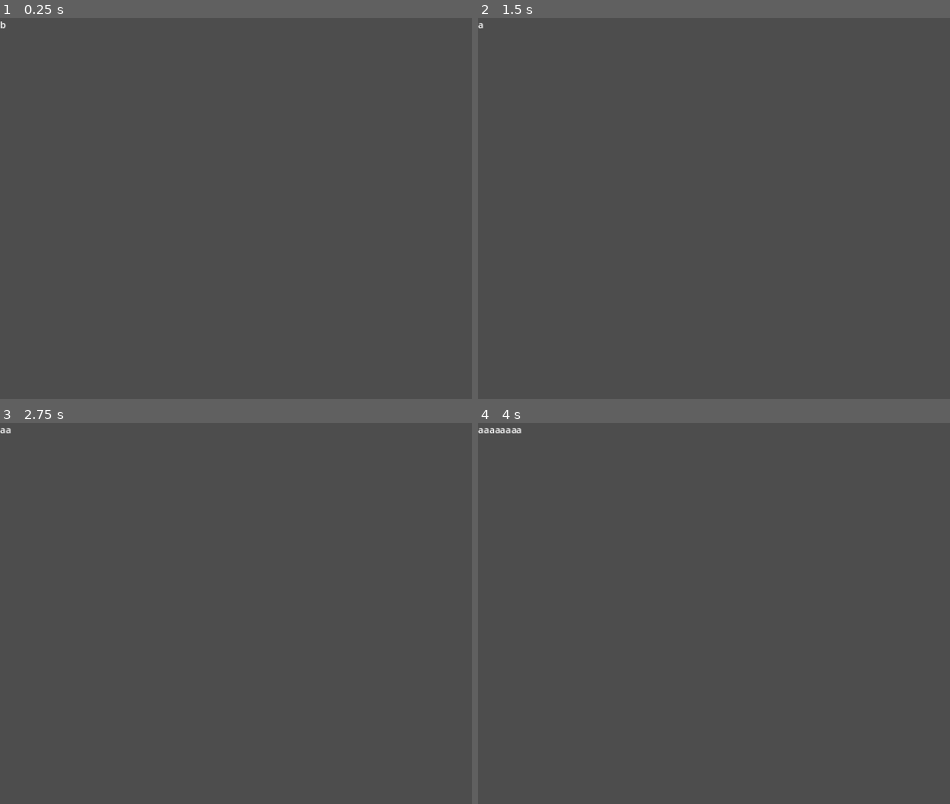
Above: before the commit, frames 1-4 (two rows, left to right).
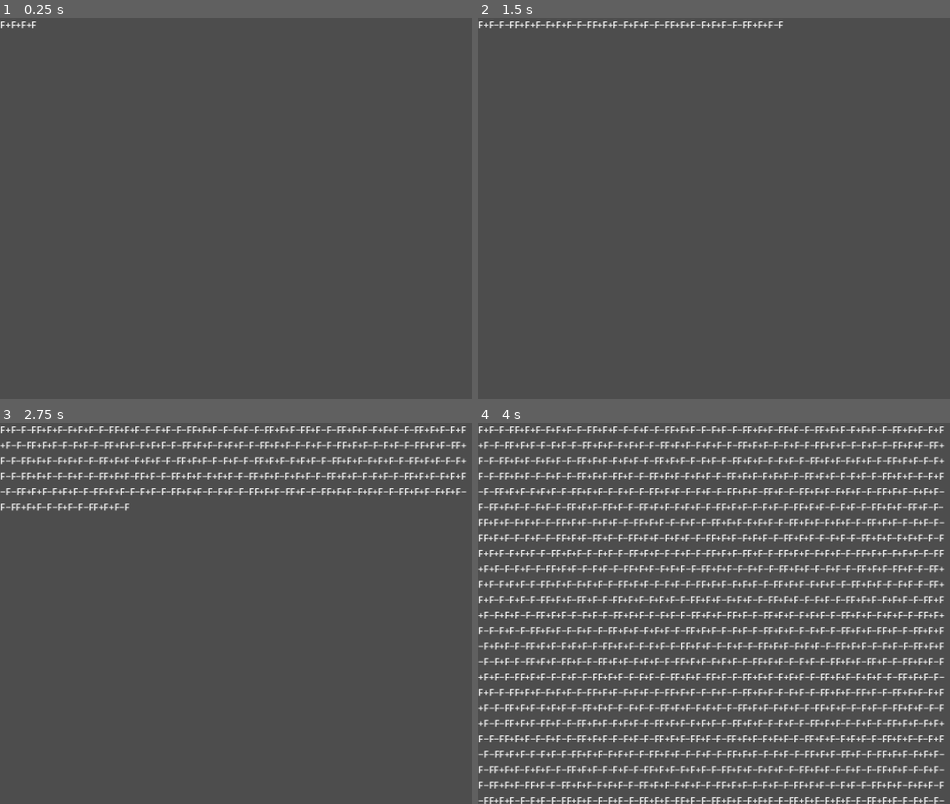
Above: after the commit, the same moments.

Repository: Zishan-Rahman/LSystemGrammarDemo
Game: Godot game, scene res://DemoNode.tscn
Two runs of this game, one before a commit and one after it. Both use one fixed random seed, a clock stepped at 60 frames per second and the inputs below.
Inputs:
- Up to frame 1 (0.25 s): no input
- Up to frame 2 (1.5 s): tap Enter at 0.5 s; tap Space at 1.25 s
- Up to frame 3 (2.75 s): no input
- Up to frame 4 (4 s): tap Enter at 2.75 s; tap Space at 3.5 s

The runs differ from the first frame. In frame 1, less than 0.1% of the frame differs, in the area x 0-8%, y 0-3%; in frame 2, 0.5%; in frame 3, 4.4%; in frame 4, 21%, in the area x 0-99%, y 0-100%.

Commit message:
Set default value for exported enum choices

Diff:
--- a/DemoNode.gd
+++ b/DemoNode.gd
@@ -3,7 +3,7 @@
 # Basic: https://youtu.be/feNVBEPXAcE?t=77 (L = +)
 # Choices: http://paulbourke.net/fractals/lsys/
 
-@export_enum("basic", "choices", "deterministic") var choices: String
+@export_enum("basic", "choices", "deterministic") var choices: String = "choices"
 @export var axiom: String
 @onready var string: String
 @onready var timer = $Timer
--- a/DemoNode.tscn
+++ b/DemoNode.tscn
@@ -4,7 +4,6 @@
 
 [node name="DemoNode" type="Node"]
 script = ExtResource("1")
-choices = "deterministic"
 
 [node name="Timer" type="Timer" parent="."]
 
